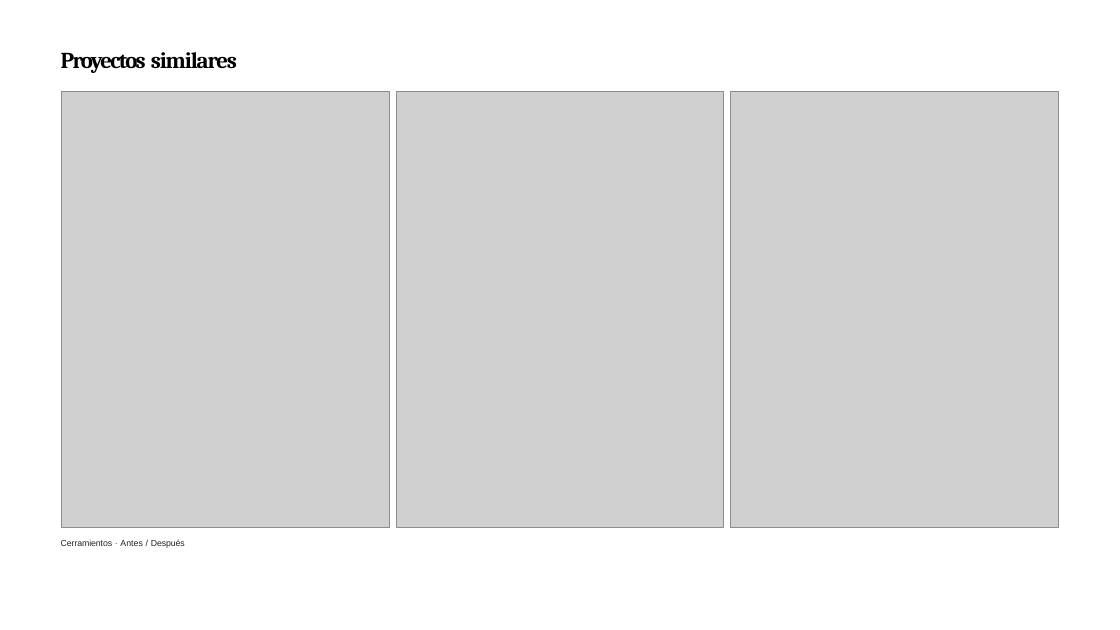
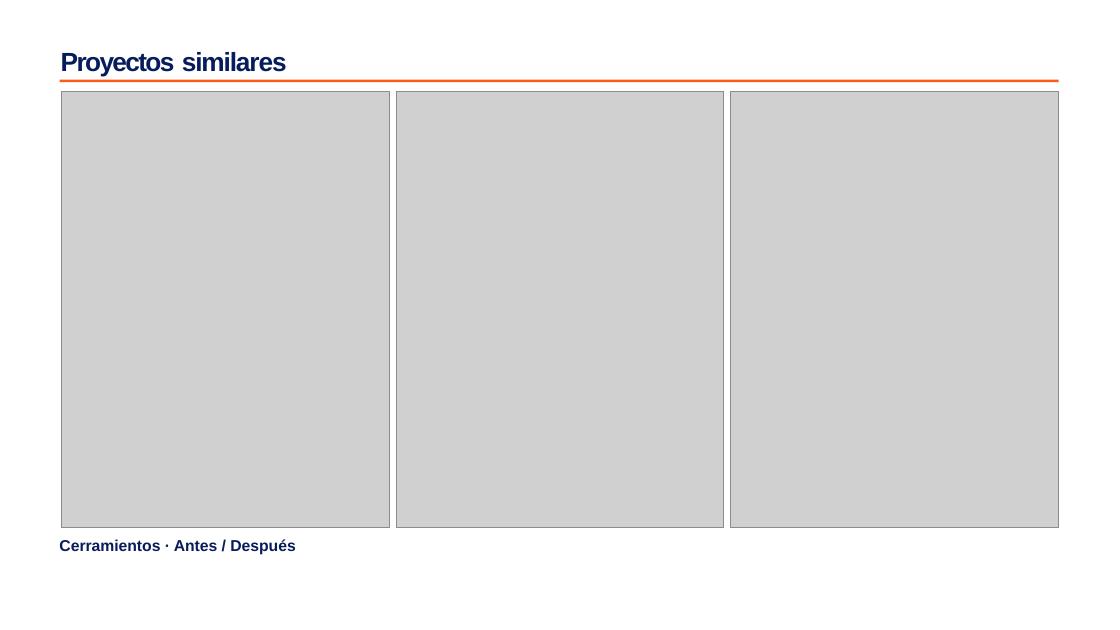
Before and after one commit to albertomx2/smartvitra-automation, a slide deck: slide 4 of experiments/pptx_template/input/template.pptx (slide 5 before the commit). Drawn at 1120x630 pixels with LibreOffice and Linux fonts; fonts in the diff are those of the drawing; grey boxes stand for pictures. Boxes give left, top, right and bottom in pixels: in the first picture for what was removed or moved away, otherwise in the second. Text is boxed around its words. In the diff, an @@ line names an element or a change of style, - is before the commit and + after.

```diff
--- a/experiments/pptx_template/input/template.pptx
+++ b/experiments/pptx_template/input/template.pptx
@@ title "Proyectos similares" at <box>61,52,287,77</box>: size 19.5 to 22.5 pt, font Cambria to Arial, text colour #000000 to #061C5B @@
@@ rectangle added at <box>60,80,1059,82</box>, fill #FF5A18 @@
@@ text "Cerramientos · Antes / Después" at <box>59,539,295,555</box>: size 7.5 to 13.5 pt, text colour #262424 to #061C5B, bold on; letter spacing -0.1 to 0 pt in "Cerramientos Después"; indent changed; vertical alignment top to middle @@
```
Also in this commit, not shown: 1 other slide changed, 7 slides added, 7 slides removed, 37 other files.
